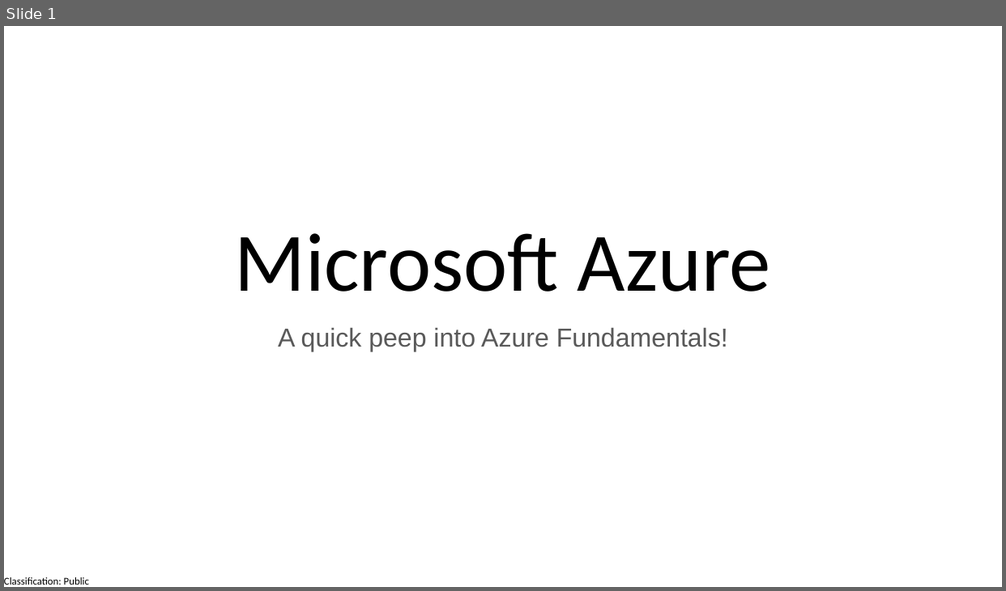
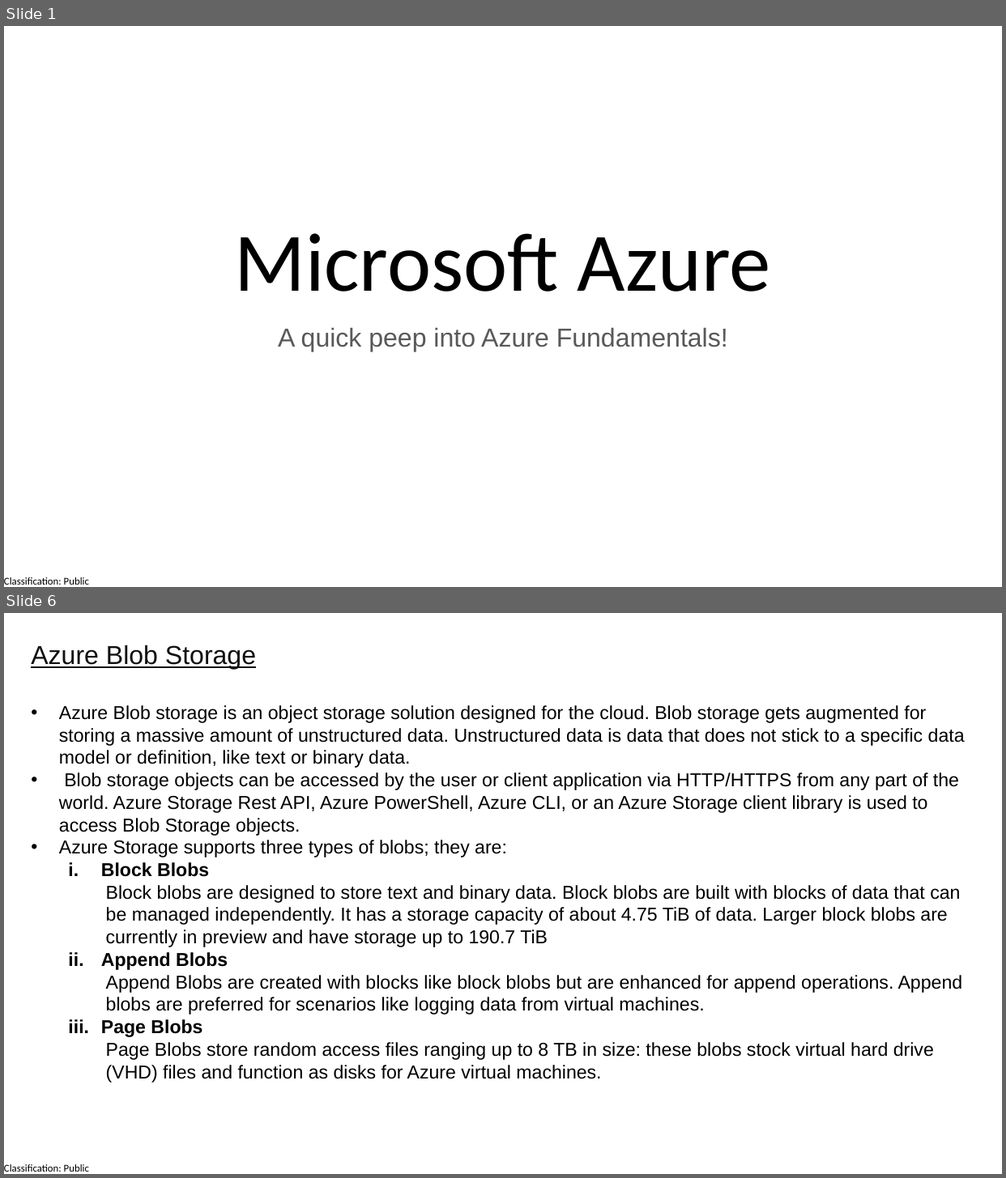
Before and after one commit to manaswiniray/Maersk.Azure.Practice, a slide deck: Microsoft Azure.pptx. Shown one above the other, each under a label of ours: slide 1 before the commit, slides 1 and 6 after it; the slides between them are not shown. The pictures are 1006x591 and 1006x1178 pixels, drawn with LibreOffice and Linux fonts; fonts in the diff are those of the drawing. Boxes give left, top, right and bottom in pixels: in the first picture for what was removed or moved away, otherwise in the second. Text is boxed around its words. In the diff, an @@ line names an element or a change of style, - is before the commit and + after.

```diff
--- a/Microsoft Azure.pptx
+++ b/Microsoft Azure.pptx
@@ slide 6 added at (4, 613, 1002, 1174), background #FFFFFF; not listed: 1 template element that a slide beside it also shows @@
@@ text added at (31, 645, 965, 1083), 18 pt, text #000000 @@
+Azure Blob Storage
+• Azure Blob storage is an object storage solution designed for the cloud. Blob storage gets augmented for storing a massive amount of unstructured data. Unstructured data is data that does not stick to a specific data model or definition, like text or binary data.
+• Blob storage objects can be accessed by the user or client application via HTTP/HTTPS from any part of the world. Azure Storage Rest API, Azure PowerShell, Azure CLI, or an Azure Storage client library is used to access Blob Storage objects.
+• Azure Storage supports three types of blobs; they are:
+  i. Block Blobs
+    Block blobs are designed to store text and binary data. Block blobs are built with blocks of data that can be managed independently. It has a storage capacity of about 4.75 TiB of data. Larger block blobs are currently in preview and have storage up to 190.7 TiB
+  ii. Append Blobs
+    Append Blobs are created with blocks like block blobs but are enhanced for append operations. Append blobs are preferred for scenarios like logging data from virtual machines.
+  iii. Page Blobs
+    Page Blobs store random access files ranging up to 8 TB in size: these blobs stock virtual hard drive (VHD) files and function as disks for Azure virtual machines.
```
Also in this commit, not shown: 7 other slides added, 1 slide removed.
